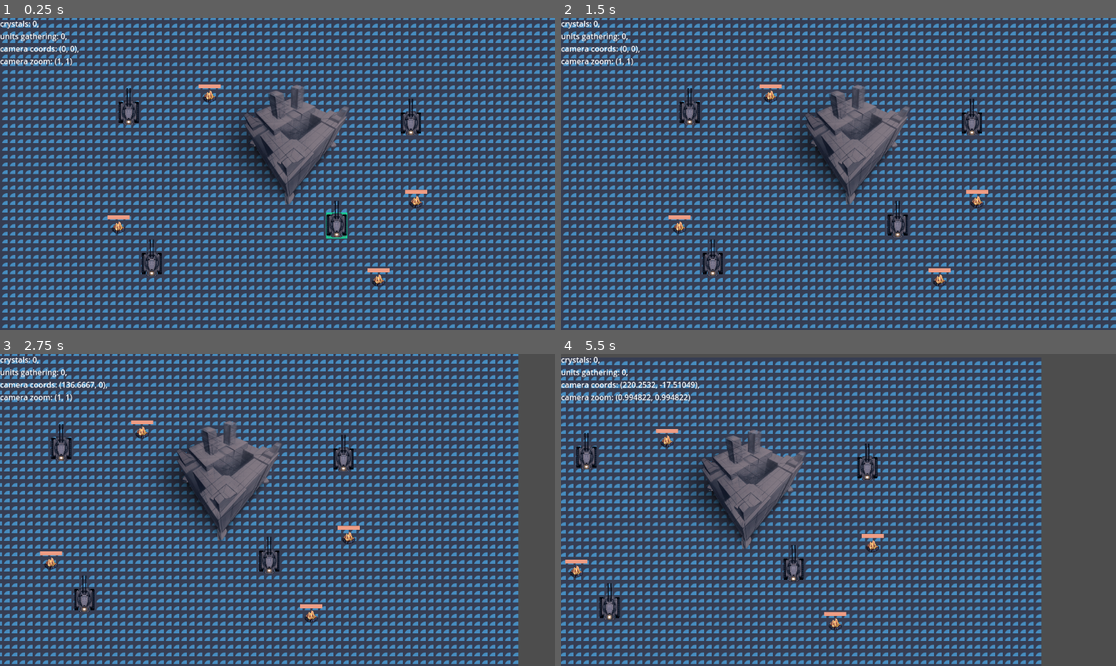
Above: before the commit, frames 1-4 (two rows, left to right).
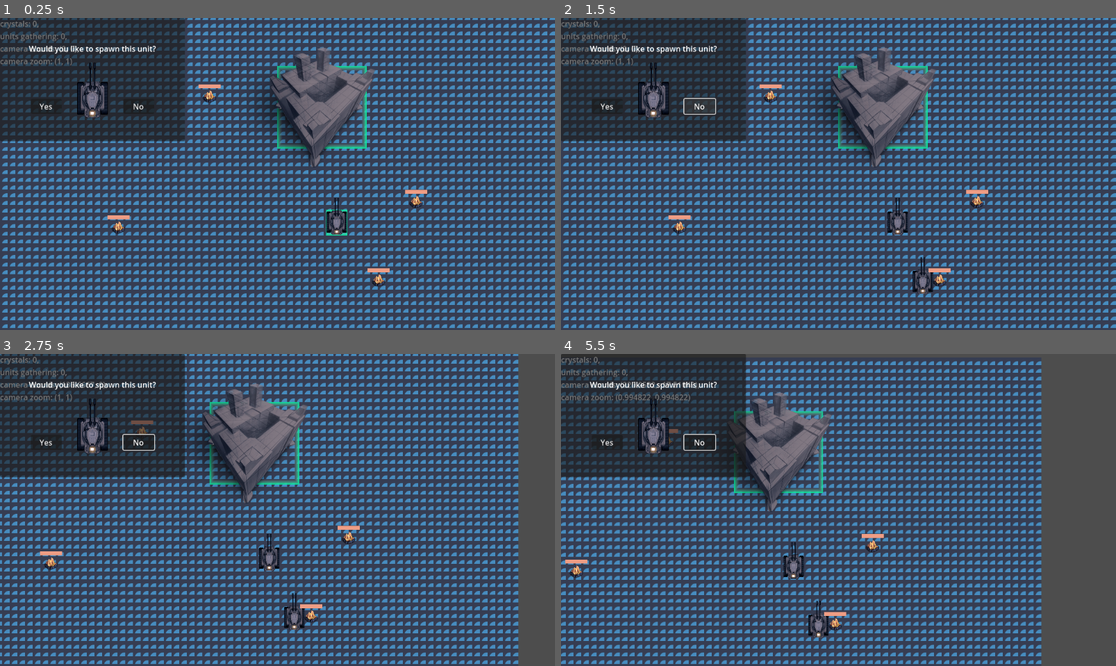
Above: after the commit, the same moments.

Repository: OleksandrLevchuk/godot4-rts
Game: Godot game, scene res://world.tscn
Same seed, same stepped clock (60 frames per second), same inputs: the game is played once before the commit and once after it. The engine's default icon, where the game draws it, is replaced by a stand-in: a white triangle on a blue panel in a dark square.
Inputs (mouse positions are in pixels of both pictures, inside the frame that each line leads up to):
- Up to frame 1 (0.25 s): no input
- Up to frame 2 (1.5 s): click (605, 105) at 0.5 s, where only the run after the commit has a clickable "Yes"; click (699, 105) at 1.25 s, where only the run after the commit has a clickable "No"
- Up to frame 3 (2.75 s): move the mouse to (399, 494) at 2.02 s; hold Right (ui_right) from 2.03 s (still down); click (399, 494) at 2.1 s
- Up to frame 4 (5.5 s): move the mouse to (727, 525) at 2.77 s; release Right (ui_right) at 2.78 s; hold Down (ui_down) 2.78-3.53 s; right-click (727, 525) at 2.85 s; move the mouse to (894, 441) at 3.52 s; hold Right (ui_right) 3.53-4.28 s; hold Mouse wheel down (wheel_down) 3.53-4.28 s; move the mouse to (810, 572) at 4.27 s; hold Up (ui_up) 4.28-5.03 s; tap Mouse wheel up (wheel_up) at 4.35 s; move the mouse to (1005, 556) at 5.02 s; hold Left (ui_left) from 5.03 s (still down); click (1005, 556) at 5.1 s

The runs differ from the first frame. In frame 1, 19% of the frame differs, in the area x 0-76%, y 0-83%; in frame 2, 19%, in the area x 0-76%, y 0-89%; in frame 3, 19%; in frame 4, 18%.

Commit message:
added a ui dialog to spawn tanks
46 hours in

Diff:
--- /dev/null
+++ b/factory.gd
@@ -0,0 +1,4 @@
+extends StaticBody2D
+
+#var mouse_entered = false
+@onready var selectbox = get_node('selectbox')
--- /dev/null
+++ b/factory.tscn
@@ -0,0 +1,34 @@
+[gd_scene load_steps=4 format=3 uid="uid://bi4ni5ylf72jo"]
+
+[ext_resource type="Script" path="res://factory.gd" id="1_4cd7g"]
+[ext_resource type="Texture2D" uid="uid://d0w7iciwtcmi8" path="res://art/factory.png" id="1_45tgh"]
+
+[sub_resource type="StyleBoxFlat" id="StyleBoxFlat_dl0cw"]
+bg_color = Color(0.6, 0.6, 0.6, 0)
+border_width_left = 11
+border_width_top = 11
+border_width_right = 11
+border_width_bottom = 11
+border_color = Color(0, 0.945098, 0.627451, 1)
+border_blend = true
+
+[node name="StaticBody2D" type="StaticBody2D"]
+script = ExtResource("1_4cd7g")
+
+[node name="CollisionPolygon2D" type="CollisionPolygon2D" parent="."]
+position = Vector2(-0.161133, -21.0497)
+scale = Vector2(1.99414, 1.99414)
+polygon = PackedVector2Array(-4, 64, 43, 8, 3, -18, -40, 6)
+
+[node name="selectbox" type="Panel" parent="."]
+offset_left = 101.0
+offset_top = -88.0
+offset_right = 272.0
+offset_bottom = 98.0
+rotation = 1.5708
+theme_override_styles/panel = SubResource("StyleBoxFlat_dl0cw")
+
+[node name="Factory" type="Sprite2D" parent="."]
+position = Vector2(0, -22)
+scale = Vector2(0.5, 0.5)
+texture = ExtResource("1_45tgh")
--- a/global/game.gd
+++ b/global/game.gd
@@ -2,3 +2,9 @@
 
 var Crystals = 0
 var Units_gathering = 0
+
+@onready var spawn = preload("res://ui/spawn_unit.tscn")
+func spawn_unit():
+	var path = get_tree().get_root().get_node('world/ui')
+	var spawn_unit = spawn.instantiate()
+	path.add_child(spawn_unit)
--- a/global/todo list.gd
+++ b/global/todo list.gd
@@ -7,9 +7,9 @@
 ###########################################################
 #		TO DO:
 #	fix the tank forever trying to go through walls
-#	teach the tank to drive in reverse
+#	teach the tank to drive in reverse - this will require route precalculation to decide whether moving backwards is worth the time
 #	fix the tank sometimes flipping instantly when ordered to go slightly backwards
-#	fix the t/ank running circles when the target is too close
+#	fix the tank running circles when the target is too close
 #	organize the fking project folder, maybe put scripts into a separate one
 #	i want triangular selection boxes
 #	i want some verticality
--- /dev/null
+++ b/spawn_unit.gd
@@ -0,0 +1,12 @@
+extends Node2D
+
+@onready var unit = preload("res://tank.tscn")
+
+func _on_yes_pressed():
+	var unit_path = get_tree().get_root().get_node('world/units')
+	var unit1 = unit.instantiate()
+	unit1.position = Vector2(200,200) + Vector2( randi()%100-50, randi()%100-50 )
+	unit_path.add_child(unit1)
+
+func _on_no_pressed():
+	pass # Replace with function body.
--- a/tank.gd
+++ b/tank.gd
@@ -12,6 +12,7 @@
 func _ready():
 	animation.speed_scale = 2.0
 	set_selected(is_selected)
+	add_to_group('units', true)
 
 func set_selected(value):
 	is_selected = value
--- a/tank.tscn
+++ b/tank.tscn
@@ -53,7 +53,7 @@
 "drive": SubResource("Animation_jhrpe")
 }
 
-[node name="CharacterBody2D" type="CharacterBody2D" groups=["units"]]
+[node name="CharacterBody2D" type="CharacterBody2D"]
 rotation = -1.5708
 motion_mode = 1
 script = ExtResource("1_rodqq")
--- /dev/null
+++ b/ui/spawn_unit.tscn
@@ -0,0 +1,40 @@
+[gd_scene load_steps=3 format=3 uid="uid://r8xtyeslr4ia"]
+
+[ext_resource type="Script" path="res://spawn_unit.gd" id="1_qqyxa"]
+[ext_resource type="Texture2D" uid="uid://b10ttc7xemae1" path="res://art/tank/tank.png" id="2_8yemp"]
+
+[node name="spawn_unit" type="Node2D"]
+script = ExtResource("1_qqyxa")
+
+[node name="Panel" type="Panel" parent="."]
+offset_right = 384.0
+offset_bottom = 256.0
+
+[node name="Label" type="Label" parent="."]
+offset_right = 384.0
+offset_bottom = 128.0
+text = "Would you like to spawn this unit?"
+horizontal_alignment = 1
+vertical_alignment = 1
+
+[node name="yes" type="Button" parent="."]
+offset_left = 64.0
+offset_top = 168.0
+offset_right = 128.0
+offset_bottom = 199.0
+text = "Yes"
+
+[node name="no" type="Button" parent="."]
+offset_left = 256.0
+offset_top = 168.0
+offset_right = 320.0
+offset_bottom = 199.0
+text = "No"
+
+[node name="Tank" type="Sprite2D" parent="."]
+position = Vector2(192, 152)
+scale = Vector2(0.0930233, 0.0930233)
+texture = ExtResource("2_8yemp")
+
+[connection signal="pressed" from="yes" to="." method="_on_yes_pressed"]
+[connection signal="pressed" from="no" to="." method="_on_no_pressed"]
--- a/world.gd
+++ b/world.gd
@@ -5,6 +5,7 @@
 
 func _ready():
 	units = get_tree().get_nodes_in_group('units')
+	Game.spawn_unit()
 
 func _input(event):
 	if event is InputEventMouseMotion: return
--- a/world.tscn
+++ b/world.tscn
@@ -6,7 +6,7 @@
 [ext_resource type="PackedScene" uid="uid://b6qi0uh341w1n" path="res://ui.tscn" id="4_n2fly"]
 [ext_resource type="Script" path="res://Camera.gd" id="5_6ks6h"]
 [ext_resource type="PackedScene" uid="uid://dgg0qggy2pu7o" path="res://crystal.tscn" id="7_acvk4"]
-[ext_resource type="Texture2D" uid="uid://d0w7iciwtcmi8" path="res://art/factory.png" id="7_tx6fk"]
+[ext_resource type="PackedScene" uid="uid://bi4ni5ylf72jo" path="res://factory.tscn" id="7_rgfsw"]
 
 [sub_resource type="TileSetAtlasSource" id="TileSetAtlasSource_35yg4"]
 texture = ExtResource("2_sfpdn")
@@ -93,39 +93,30 @@
 y_sort_enabled = true
 
 [node name="tank" parent="units" instance=ExtResource("3_it4u3")]
-position = Vector2(123, 107)
+position = Vector2(123, 101)
 is_selected = true
-
-[node name="tank2" parent="units" instance=ExtResource("3_it4u3")]
-position = Vector2(-261, 187)
-
-[node name="tank3" parent="units" instance=ExtResource("3_it4u3")]
-position = Vector2(-309, -127)
-
-[node name="tank4" parent="units" instance=ExtResource("3_it4u3")]
-position = Vector2(277, -105)
 
 [node name="ui" parent="." instance=ExtResource("4_n2fly")]
 
 [node name="Camera" type="Camera2D" parent="."]
 script = ExtResource("5_6ks6h")
 
-[node name="Node2D" type="Node2D" parent="."]
+[node name="objects" type="Node2D" parent="."]
 y_sort_enabled = true
 
-[node name="crystal" parent="Node2D" instance=ExtResource("7_acvk4")]
+[node name="crystal" parent="objects" instance=ExtResource("7_acvk4")]
 position = Vector2(288, 61)
 
-[node name="crystal2" parent="Node2D" instance=ExtResource("7_acvk4")]
+[node name="crystal2" parent="objects" instance=ExtResource("7_acvk4")]
 position = Vector2(210, 224)
 
-[node name="crystal3" parent="Node2D" instance=ExtResource("7_acvk4")]
+[node name="crystal3" parent="objects" instance=ExtResource("7_acvk4")]
 position = Vector2(-330, 114)
 
-[node name="crystal4" parent="Node2D" instance=ExtResource("7_acvk4")]
+[node name="crystal4" parent="objects" instance=ExtResource("7_acvk4")]
 position = Vector2(-141, -158)
 
-[node name="Factory" type="Sprite2D" parent="."]
-position = Vector2(30, -80)
-scale = Vector2(0.5, 0.5)
-texture = ExtResource("7_tx6fk")
+[node name="buildings" type="Node2D" parent="."]
+position = Vector2(84, -136)
+
+[node name="factory" parent="buildings" instance=ExtResource("7_rgfsw")]
